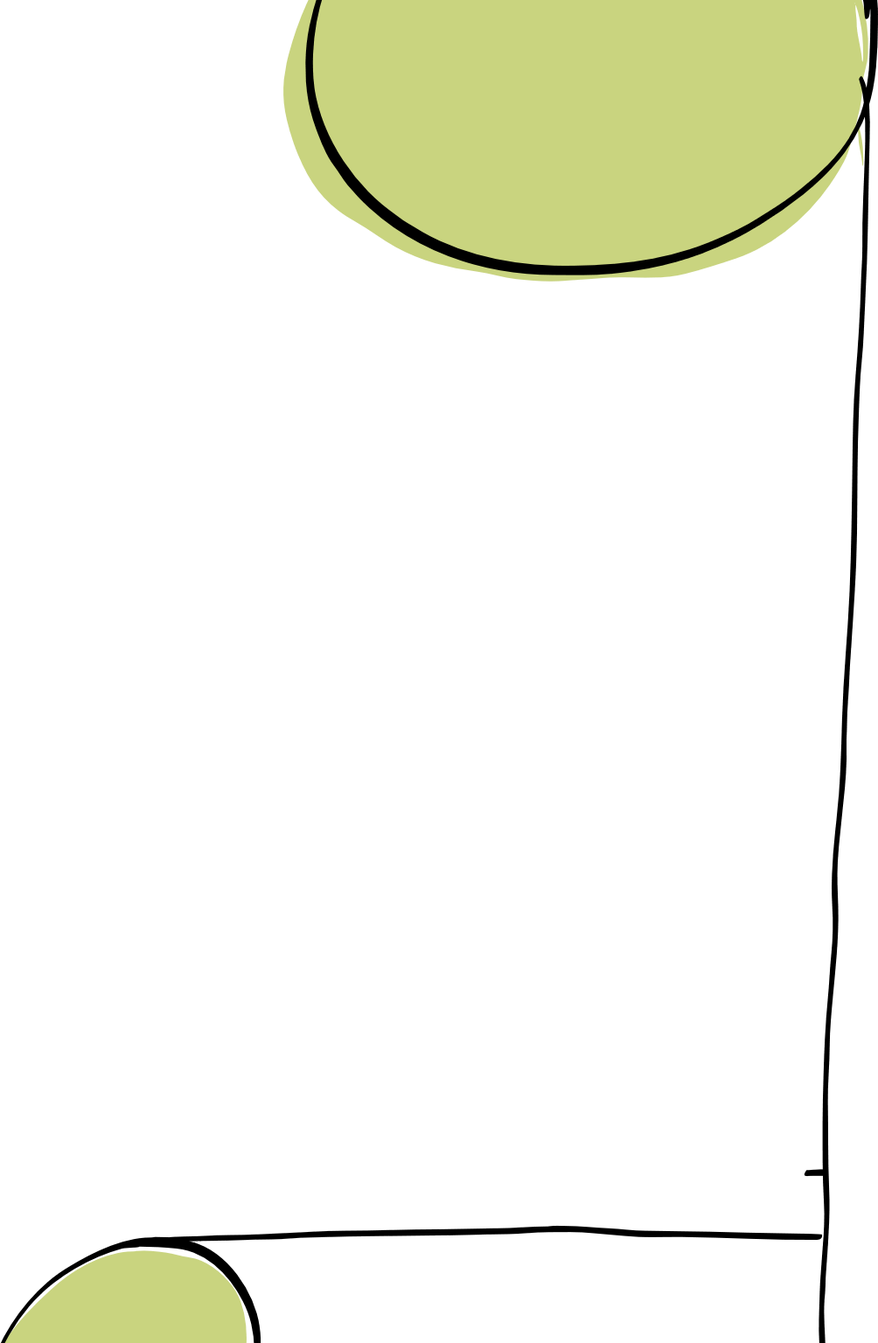
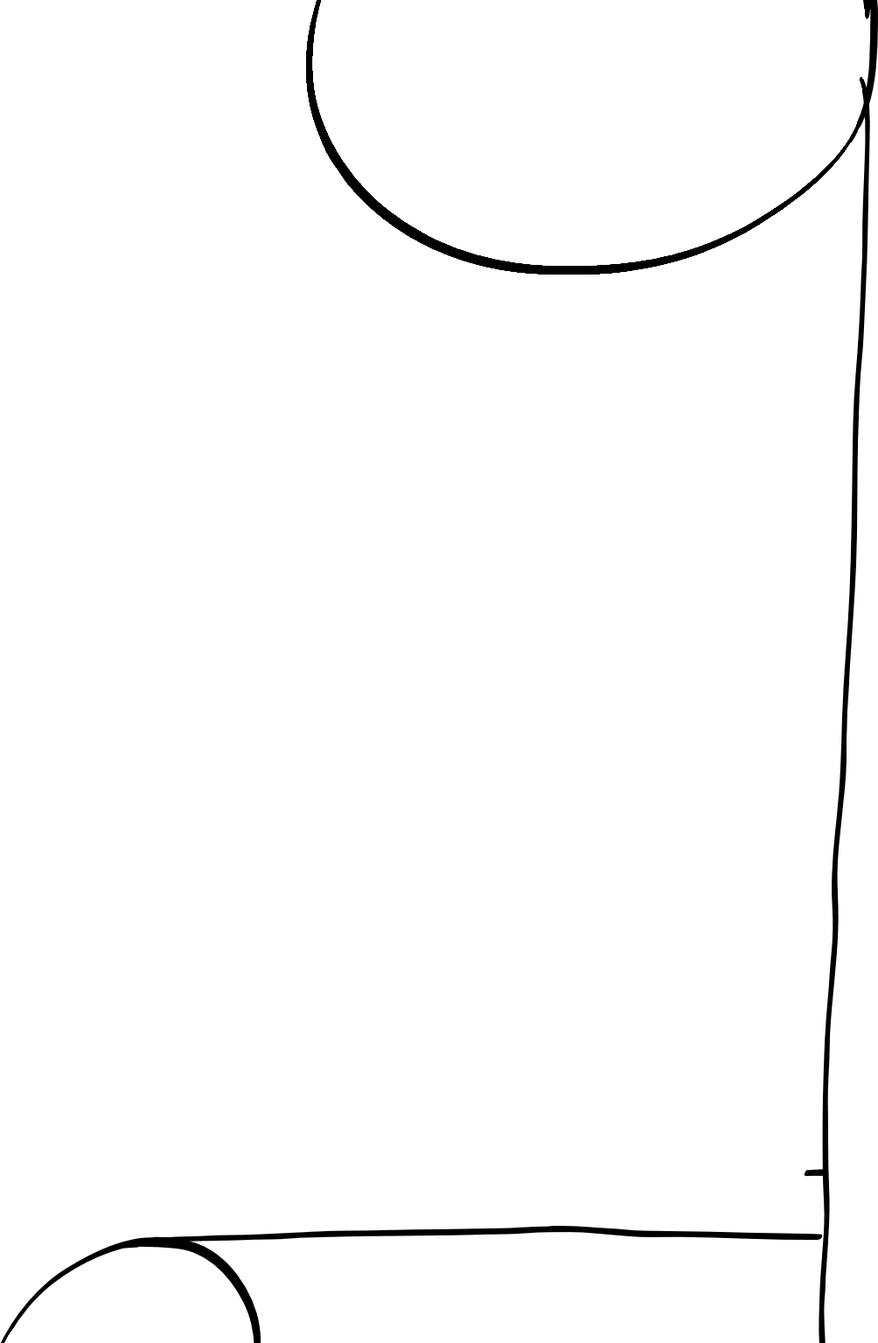
Comparing the layer stacks of the two 878x1343 images. Changes:
added layer "Group 1 copy" above "Group 1" over [4, 0, 869, 1343]
hid "Group 1" over [4, 0, 869, 1343]
